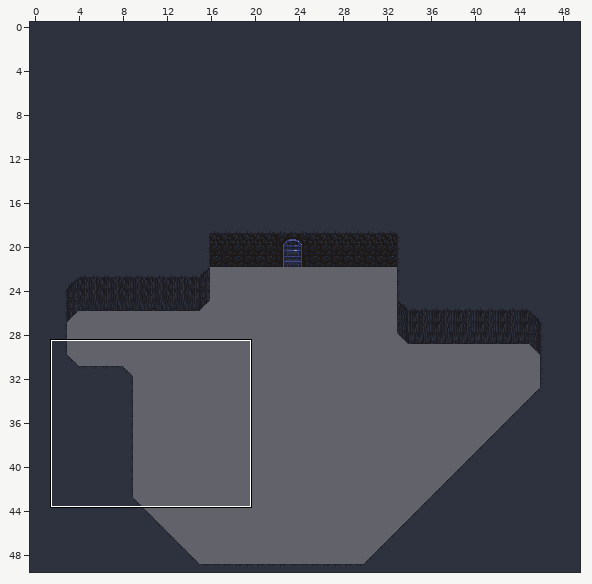
One commit to this Tiled map: public/maps/room3.tmx. The first picture is a wide view before the edit; the outline marks the close-up.
Close-up. Earlier state:
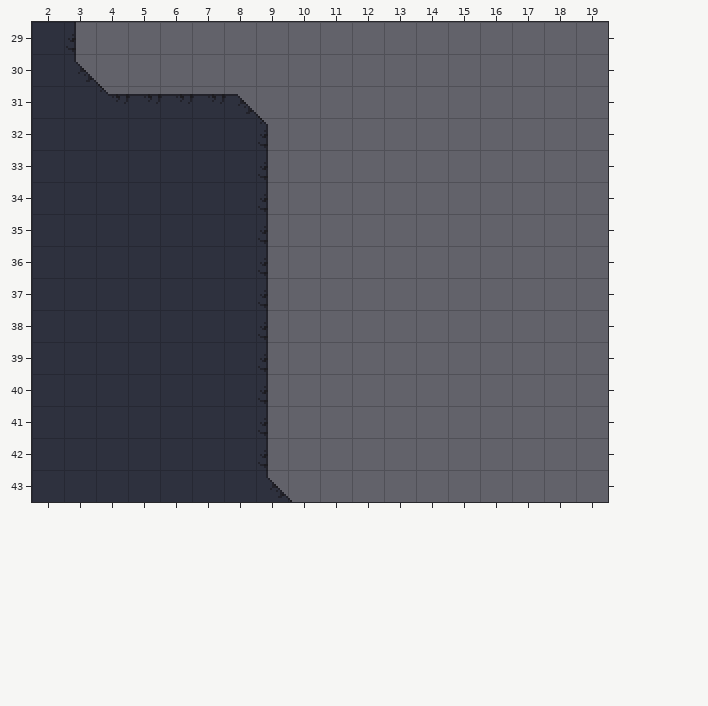
Cells are 16x16 px. Shown: x 2..19, y 29..43. The commit also changed other parts of the map, which this record leaves out.
Once edited:
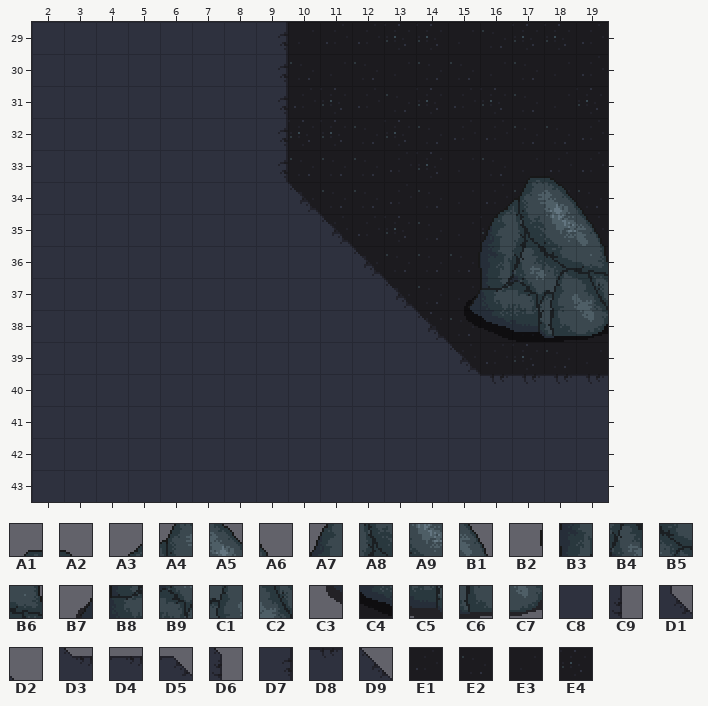
Key: from "Objects_atlas": A1 172, A2 173, A3 188, A4 189, A5 190, A6 191, A7 205, A8 206, A9 207, B1 208, B2 221, B3 222, B4 223, B5 224, B6 225, B7 238, B8 239, B9 240, C1 241, C2 242, C3 255, C4 256, C5 257, C6 258, C7 259; from "room3_walls": C8 0, C9 1403, D1 1503, D2 1504, D3 1554, D4 1555, D5 1558, D6 1609; from "tileset": D7 2 turned 180, D8 2 turned 90, D9 4 turned 90, E1 6, E2 7, E3 14, E4 15.
__ is an empty cell, .. an unchanged one.
Tiles of an added or newly shown layer are drawn over the layers below it.
See-through tiles are keyed as they look on the map.
Diff:
--- layer "Floor" (added)
@@ x 10..19 @@
-29 __ __ __ __ __ __ __ __ __ __
-30 __ __ __ __ __ __ __ __ __ __
-31 __ __ __ __ __ __ __ __ __ __
-32 __ __ __ __ __ __ __ __ __ __
-33 __ __ __ __ __ __ __ __ __ __
-34 __ __ __ __ __ __ __ __ __ __
-35 .. __ __ __ __ __ __ .. .. __
-36 .. .. __ __ __ __ .. .. .. __
-37 .. .. .. __ __ __ .. .. .. ..
-38 .. .. .. .. __ __ __ __ __ __
-39 .. .. .. .. .. __ __ __ __ __
+29 E3 E1 E1 E4 E4 E3 E2 E4 E4 E1
+30 E2 E3 E2 E3 E2 E2 E3 E2 E3 E1
+31 E1 E4 E1 E2 E4 E1 E4 E2 E3 E4
+32 E4 E4 E2 E4 E2 E1 E1 E2 E2 E1
+33 E2 E2 E2 E1 E4 E3 E2 E3 E1 E1
+34 E2 E2 E2 E1 E2 E3 E1 E2 E3 E2
+35 .. E1 E1 E4 E2 E3 E4 .. .. E1
+36 .. .. E2 E2 E2 E2 .. .. .. E1
+37 .. .. .. E2 E2 E3 .. .. .. ..
+38 .. .. .. .. E4 E2 E3 E2 E3 E4
+39 .. .. .. .. .. E1 E1 E4 E2 E3
--- layer "Tile Layer Background"
@@ x 3..19 @@
-29 C9 __ __ __ __ __ __ .. .. .. .. .. .. .. .. .. ..
-30 D1 D2 __ __ __ __ __ .. .. .. .. .. .. .. .. .. ..
-31 .. D3 D4 D4 D4 D5 D2 .. .. .. .. .. .. .. .. .. ..
-32 .. .. .. .. .. .. D6 .. .. .. .. .. .. .. .. .. ..
-33 .. .. .. .. .. .. C9 .. .. .. .. .. .. .. __ __ ..
-34 .. .. .. .. .. .. C9 __ .. .. .. .. .. __ __ __ __
-35 .. .. .. .. .. .. C9 __ __ .. .. .. .. __ __ __ __
-36 .. .. .. .. .. .. C9 __ __ __ .. .. __ __ __ __ __
-37 .. .. .. .. .. .. C9 __ __ __ __ .. __ __ __ __ __
-38 .. .. .. .. .. .. C9 __ __ __ __ __ __ __ __ __ __
-39 .. .. .. .. .. .. C9 __ __ __ __ __ __ .. .. .. ..
-40 .. .. .. .. .. .. C9 __ __ __ __ __ __ __ __ __ __
-41 .. .. .. .. .. .. C9 __ __ __ __ __ __ __ __ __ __
-42 .. .. .. .. .. .. C9 __ __ __ __ __ __ __ __ __ __
-43 .. .. .. .. .. .. D1 D2 __ __ __ __ __ __ __ __ __
+29 C8 C8 C8 C8 C8 C8 D7 .. .. .. .. .. .. .. .. .. ..
+30 C8 C8 C8 C8 C8 C8 D7 .. .. .. .. .. .. .. .. .. ..
+31 .. C8 C8 C8 C8 C8 D7 .. .. .. .. .. .. .. .. .. ..
+32 .. .. .. .. .. .. D7 .. .. .. .. .. .. .. .. .. ..
+33 .. .. .. .. .. .. D7 .. .. .. .. .. .. .. A1 A2 ..
+34 .. .. .. .. .. .. C8 D9 .. .. .. .. .. A3 A4 A5 A6
+35 .. .. .. .. .. .. C8 C8 D9 .. .. .. .. A7 A8 A9 B1
+36 .. .. .. .. .. .. C8 C8 C8 D9 .. .. B2 B3 B4 B5 B6
+37 .. .. .. .. .. .. C8 C8 C8 C8 D9 .. B7 B8 B9 C1 C2
+38 .. .. .. .. .. .. C8 C8 C8 C8 C8 D9 C3 C4 C5 C6 C7
+39 .. .. .. .. .. .. C8 C8 C8 C8 C8 C8 D9 .. .. .. ..
+40 .. .. .. .. .. .. C8 C8 C8 C8 C8 C8 C8 D8 D8 D8 D8
+41 .. .. .. .. .. .. C8 C8 C8 C8 C8 C8 C8 C8 C8 C8 C8
+42 .. .. .. .. .. .. C8 C8 C8 C8 C8 C8 C8 C8 C8 C8 C8
+43 .. .. .. .. .. .. C8 C8 C8 C8 C8 C8 C8 C8 C8 C8 C8
Where, in picture pixels (left, top, right, bottom), the same in both close-ups:
changed: (66, 22, 608, 502)
